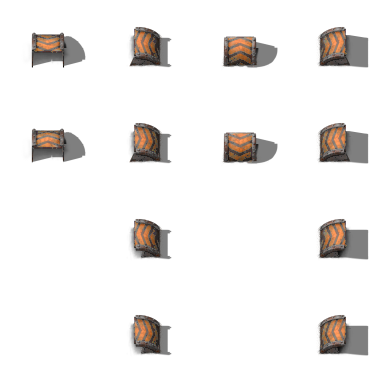
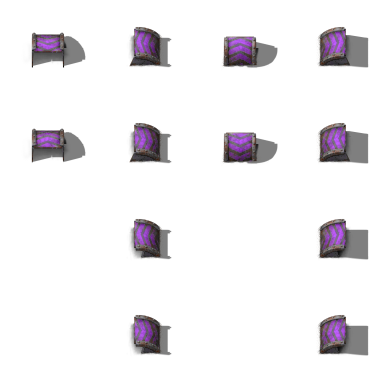
The second 384px x 384px image is a revision of the first. Changes to its layers:
added layer "tier 6" above "tier 5" over [32, 28, 347, 353]
hid "tier 5" over [32, 28, 347, 353]
